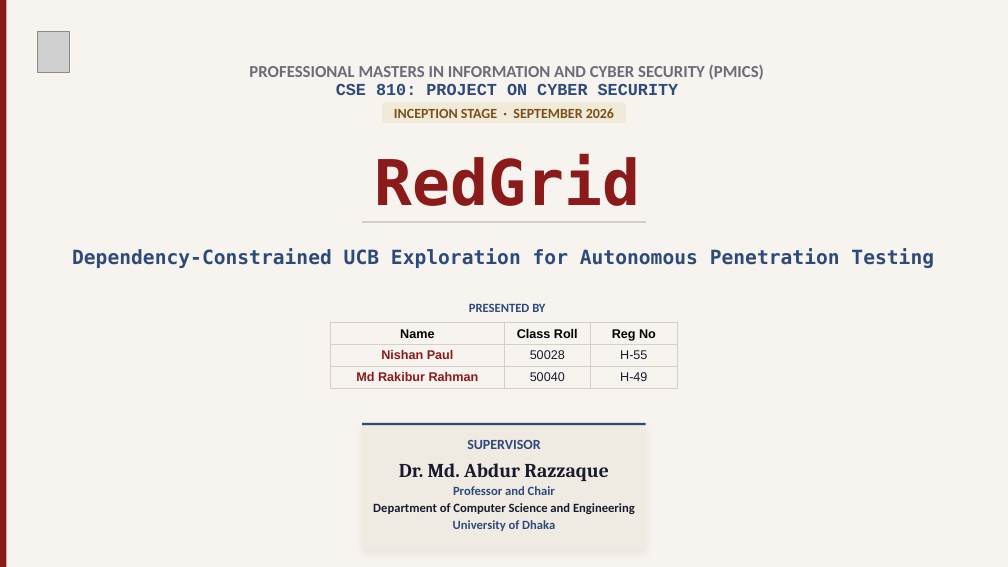
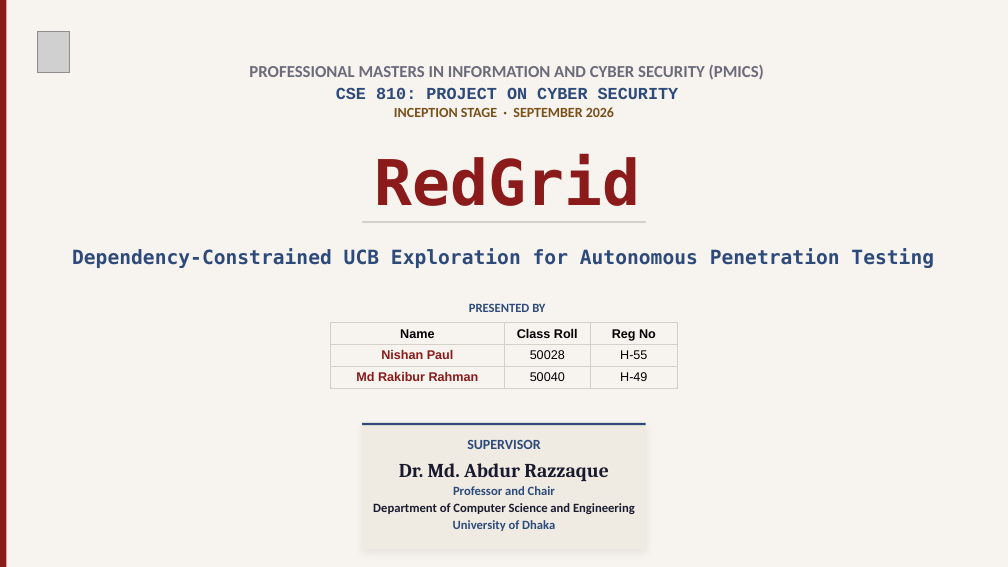
Before and after one commit to nishan-paul-hello/cmatrix-agentic-red-team, a slide deck: slide 1 of docs/presentation/CSE-810-PRESENTATION-INCEPTION.pptx. Drawn at 1008x567 pixels with LibreOffice and Linux fonts; fonts in the diff are those of the drawing; grey boxes stand for pictures. Boxes give left, top, right and bottom in pixels: in the first picture for what was removed or moved away, otherwise in the second. Text is boxed around its words. In the diff, an @@ line names an element or a change of style, - is before the commit and + after.

```diff
--- a/docs/presentation/CSE-810-PRESENTATION-INCEPTION.pptx
+++ b/docs/presentation/CSE-810-PRESENTATION-INCEPTION.pptx
@@ text "CSE 810: PROJECT ON CYBER ...": place and size @@
-text "CSE 810: PROJECT ON CYBER ..." at [336,83,679,95]
+text "CSE 810: PROJECT ON CYBER ..." at [336,87,679,99]
@@ rounded rectangle removed at [382,103,626,123] @@
@@ table at [331,323,677,567] @@
@@ text colour #1A1A2E to #000000 in "50028", "H-55", "50040", "H-49" @@
```
Also in this commit, not shown: 19 other slides changed, 1 slide added, 1 other file.
